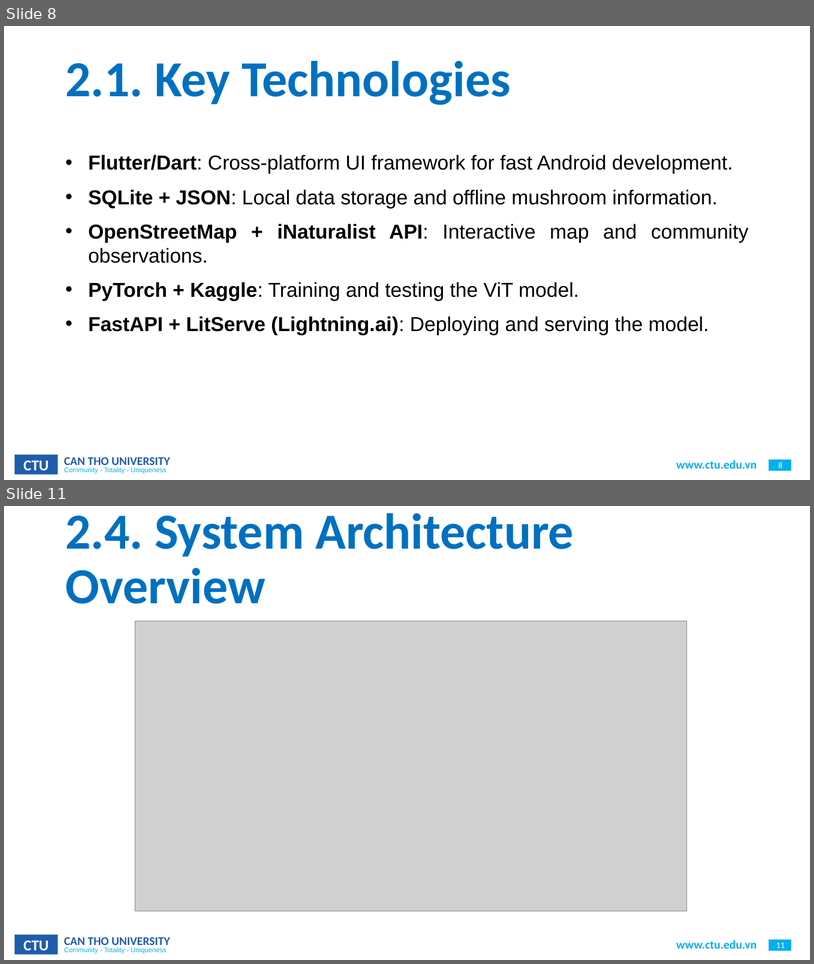
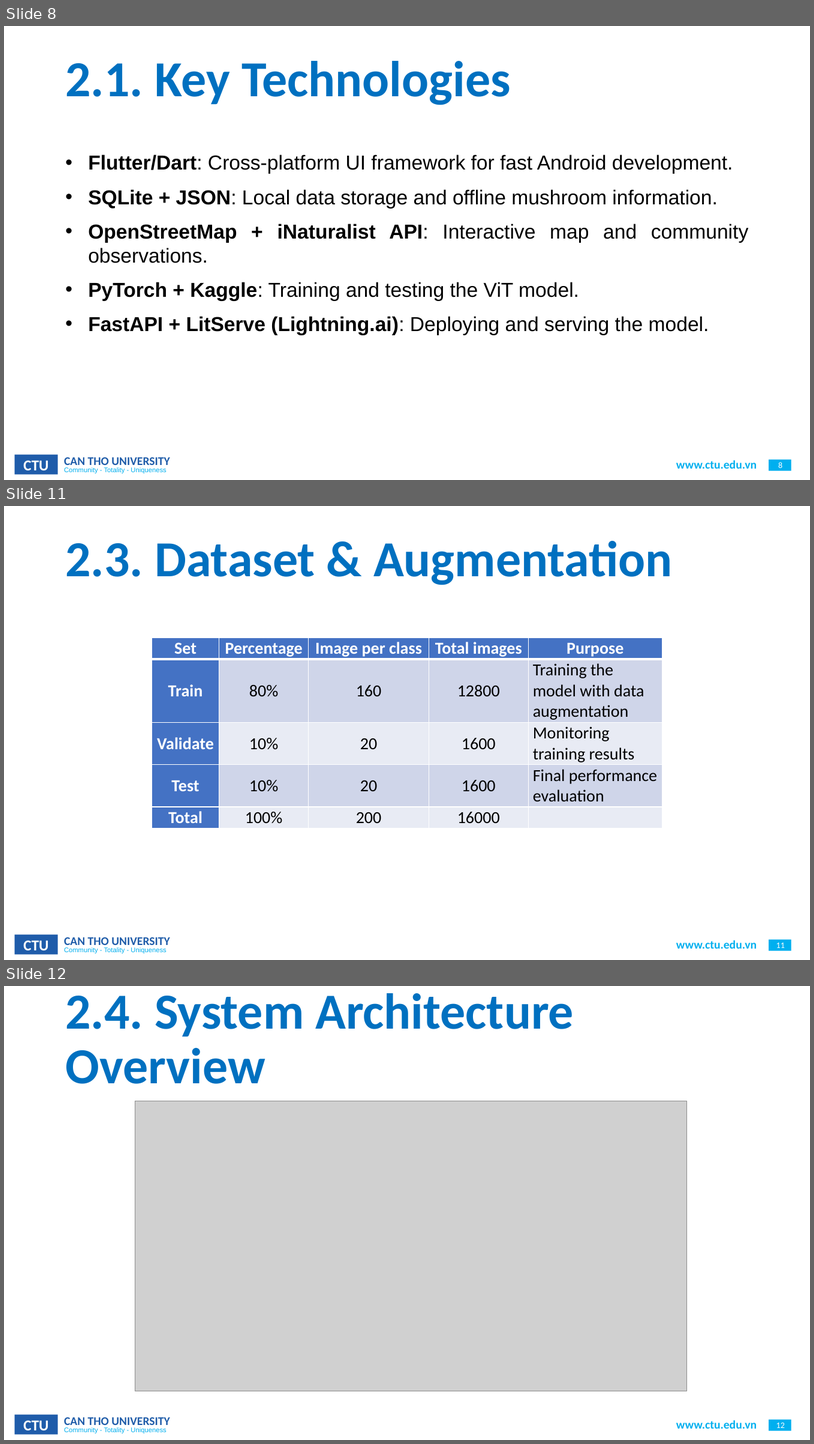
Before and after one commit to CommonHouseCat/fungiscan-mushroom-identifier, a slide deck: Báo cáo/GraduationThesis.pptx. Shown one above the other, each under a label of ours: slides 8 and 11 before the commit, slides 8, 11 and 12 after it; the slides between them are not shown. The pictures are 814x964 and 814x1444 pixels, drawn with LibreOffice and Linux fonts; fonts in the diff are those of the drawing; grey boxes stand for pictures; background and template pictures are left out. Boxes give left, top, right and bottom in pixels: in the first picture for what was removed or moved away, otherwise in the second. Text is boxed around its words. In the diff, an @@ line names an element or a change of style, - is before the commit and + after.

Commit message:
feat: image bug fix and ppt update

```diff
--- a/Báo cáo/GraduationThesis.pptx
+++ b/Báo cáo/GraduationThesis.pptx
@@ slide 11 added at <box>4,506,810,960</box>, background #FFFFFF; not listed: 6 template elements that a slide beside it also shows @@
@@ title added at <box>65,541,673,585</box>, 60 pt, text #0070C0, bold @@
+2.3. Dataset & Augmentation
@@ table added at <box>152,638,662,828</box>, 5 rows, 5 columns @@
+Set | Percentage | Image per class | Total images | Purpose
+Train | 80% | 160 | 12800 | Training the model with data augmentation
+Validate | 10% | 20 | 1600 | Monitoring training results
+Test | 10% | 20 | 1600 | Final performance evaluation
+Total | 100% | 200 | 16000 | 
@@ what was slide 11 is now slide 12 @@
@@ page number at <box>777,1422,785,1428</box>: text changed @@
-11
+12
```
Also in this commit, not shown: 2 slides changed, 1 other slide added, 1 other file.
